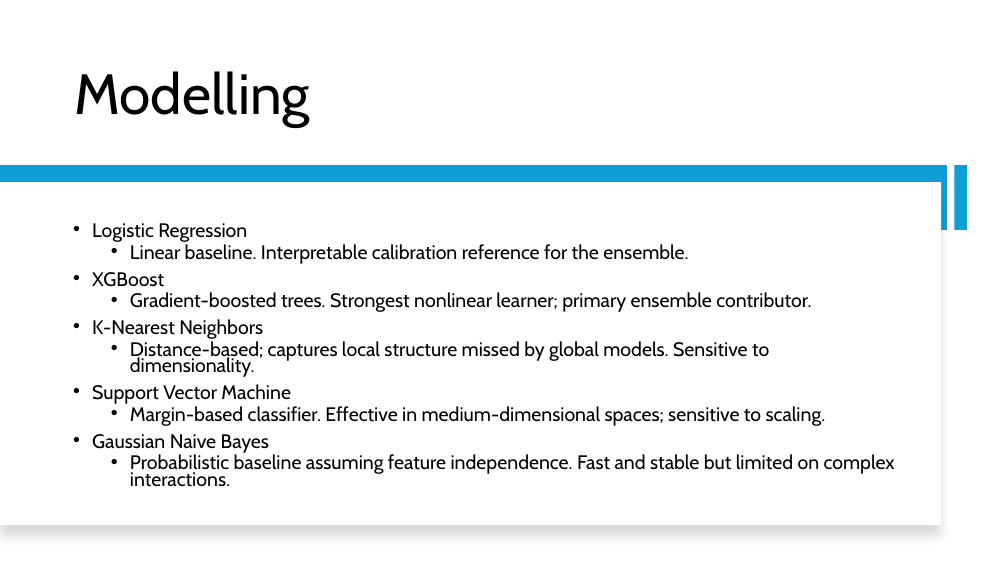
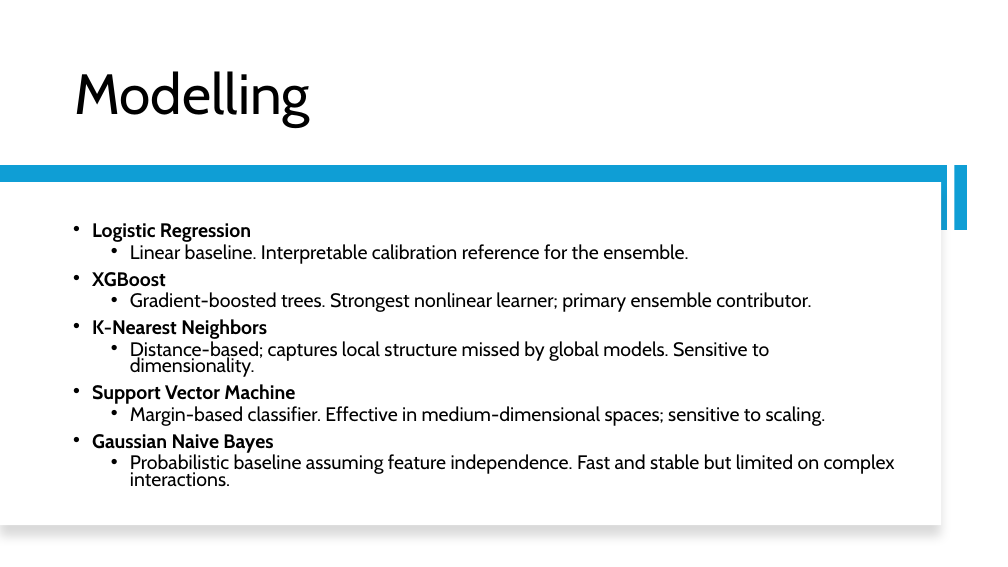
Before and after one commit to Smael-olk/Fintech, a slide deck: slide 11 of Business Case 2/Presentation Business Case 2.pptx. Drawn at 1008x567 pixels with LibreOffice and Linux fonts; fonts in the diff are those of the drawing. Boxes give left, top, right and bottom in pixels: in the first picture for what was removed or moved away, otherwise in the second. Text is boxed around its words. In the diff, an @@ line names an element or a change of style, - is before the commit and + after.

```diff
--- a/Business Case 2/Presentation Business Case 2.pptx
+++ b/Business Case 2/Presentation Business Case 2.pptx
@@ text at (x1=92, y1=223, x2=295, y2=453): bold on in "Logistic Regression", "XGBoost", "K-Nearest Neighbors", "Support Vector Machine" and 1 more places @@
```
Also in this commit, not shown: 2 other slides changed, 3 slides added, 2 slides removed.
